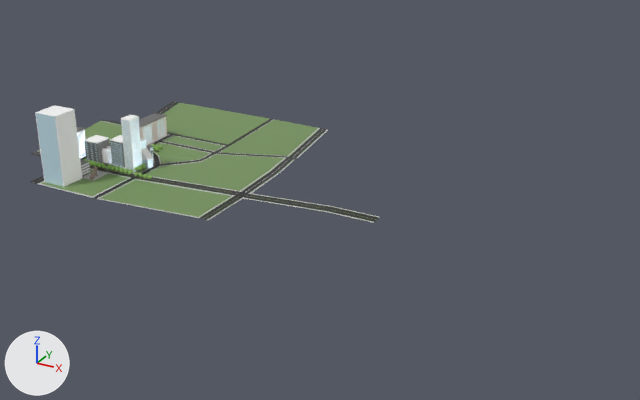
Before and after pictures for a commit that changed the glTF model models/city3.glb.
One viewpoint serves both versions: a 50 mm camera at (1167.0, -1286.0, 653.0) aimed at (424.0, 65.0, -23.0). The axes (+X, +Y, +Z) are drawn at lower left. The lights are the same throughout. Where no turn or scale is listed for an object, it has been applied to the vertices. Vertices at the same position are counted once.

The first picture shows 'building_4', 'building_4.001', 'building_7', 'building_9', 'road'.
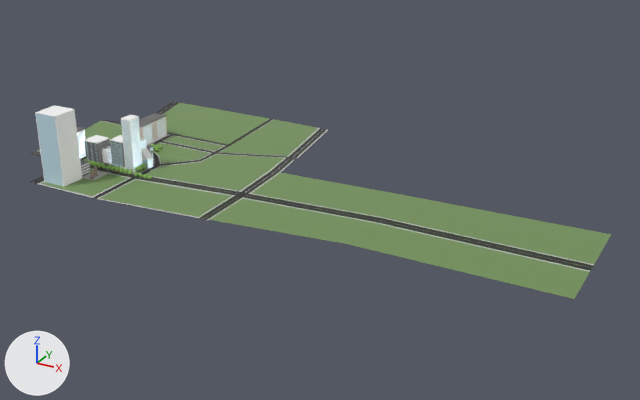
The change, as a list of edits to the scene's bpy script:
```text
Change me_平面_007:
    used by ob_road; location = (0.0, 26.0, 0.0)
    remove me_平面_007.from_pydata(...)  # 428 vertices, 681 faces; spans x -203.0..597.0, y -199.0..318.0, z -1.0..23.0
    add me_平面_007.from_pydata(...)  # 432 vertices, 689 faces; spans x -203.0..955.0, y -199.0..318.0, z -1.0..23.0
    me_平面_007 part 1
    10 vertices are removed from x 506.0..597.0, y -91.0..-65.0, z 23.0
    16 faces are deleted
    6 vertices in x 506.0, y -88.0..-68.0, z 23.0 move by (89.0, 0.0, 0.0)
    8 vertices are added at x 595.0..955.0, y -184.0..54.0, z 23.0
    6 new vertices lie (360.0, 0.0, 0.0) away from vertices in x 506.0, y -88.0..-68.0, z 23.0
    14 new faces join them, mat_city_ground (green #749359)
    4 new faces join them, mat_city_road (black #191919)
    6 new faces join them, mat_cty_road_2 (grey #bcbcbc)
```

Changed parts and their boxes [x1, y1, x2, y2] in the pictures (640 x 400 px; the box of a moved part takes in the faces that stretch with it):
'road', reshaped (66% wider, 62% taller): before [30, 101, 379, 223]; after [30, 101, 611, 299]
part 1 of me_平面_007, moved or reshaped: before [243, 193, 379, 223]; after [210, 173, 611, 299]
